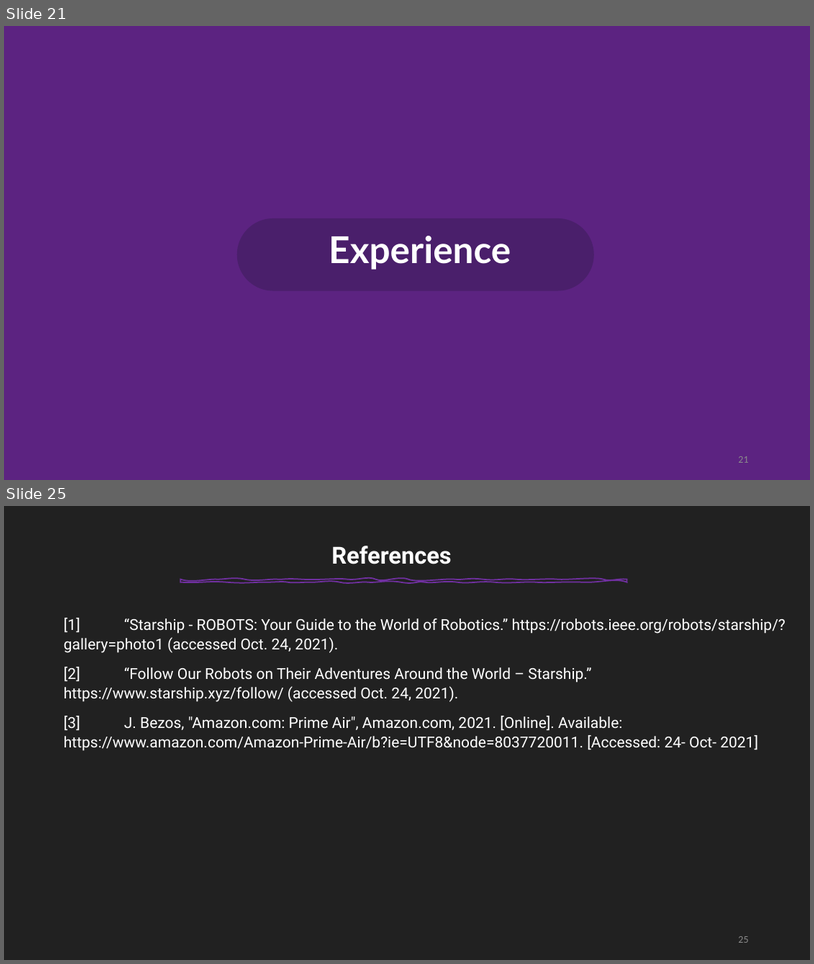
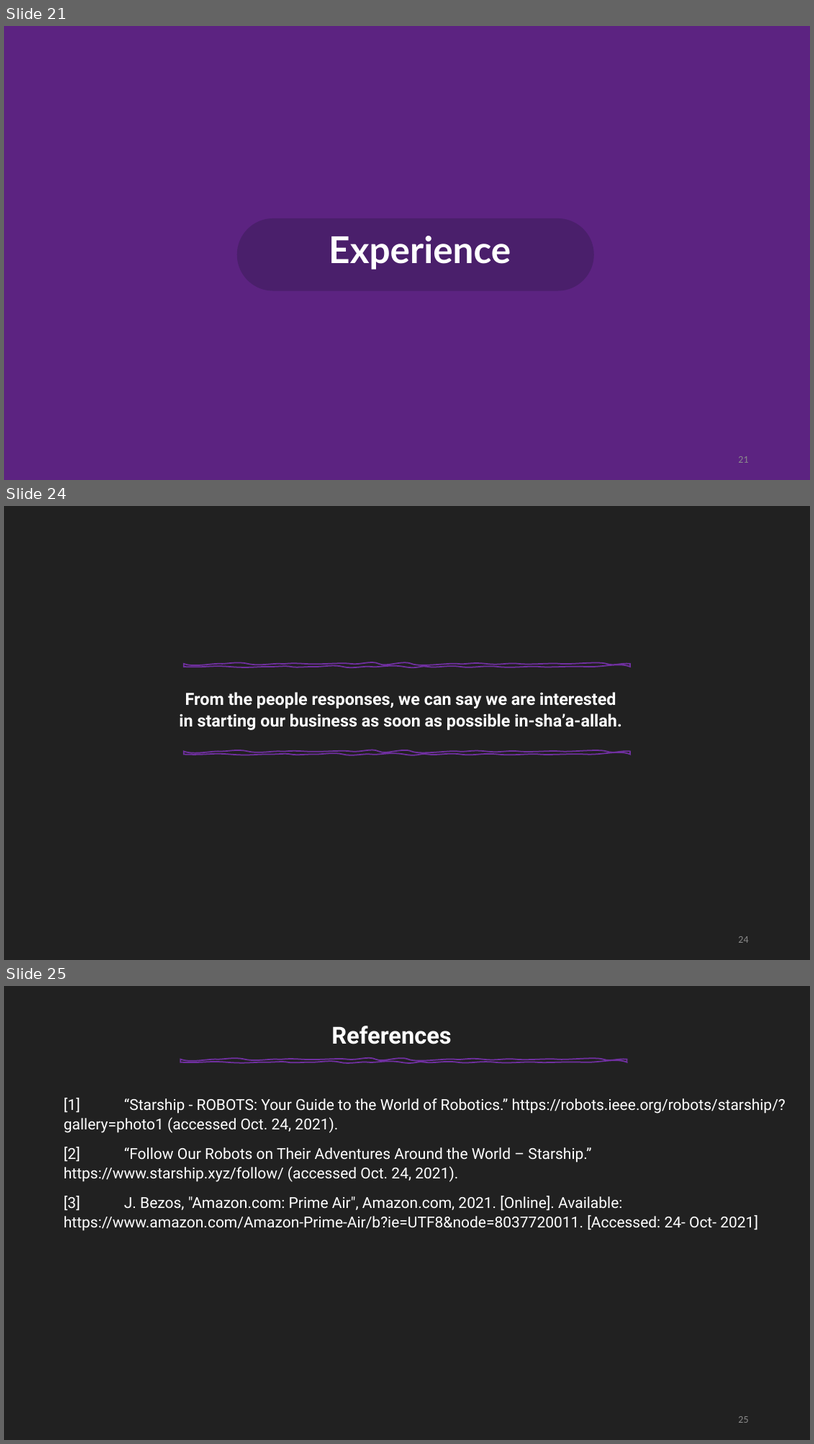
Before and after one commit to Mhd-Ghd/on-campus-delivery-robot, a slide deck: reports/report-2/Press#2.pptm. Shown one above the other, each under a label of ours: slides 21 and 25 before the commit, slides 21, 24 and 25 after it; the slides between them are not shown. The pictures are 814x964 and 814x1444 pixels, drawn with LibreOffice and Linux fonts; fonts in the diff are those of the drawing. Boxes give left, top, right and bottom in pixels: in the first picture for what was removed or moved away, otherwise in the second. Text is boxed around its words. In the diff, an @@ line names an element or a change of style, - is before the commit and + after.

Commit message:
business model complete version

```diff
--- a/reports/report-2/Press#2.pptm
+++ b/reports/report-2/Press#2.pptm
@@ slide 24 added at (4, 506, 810, 960), background #212121 @@
@@ freeform shape added at (184, 664, 630, 667), outline #7030A0 1.5 pt @@
@@ text added at (179, 692, 622, 730), 20 pt, text #FFFFFF, bold @@
+From the people responses, we can say we are interested in starting our business as soon as possible in-sha’a-allah.
@@ freeform shape added at (184, 751, 630, 754), outline #7030A0 1.5 pt @@
@@ page number added at (738, 936, 748, 942), 12 pt, text #8B8B8B @@
+24
```
Also in this commit, not shown: 5 slides changed, 2 other slides added, 3 slides removed.
